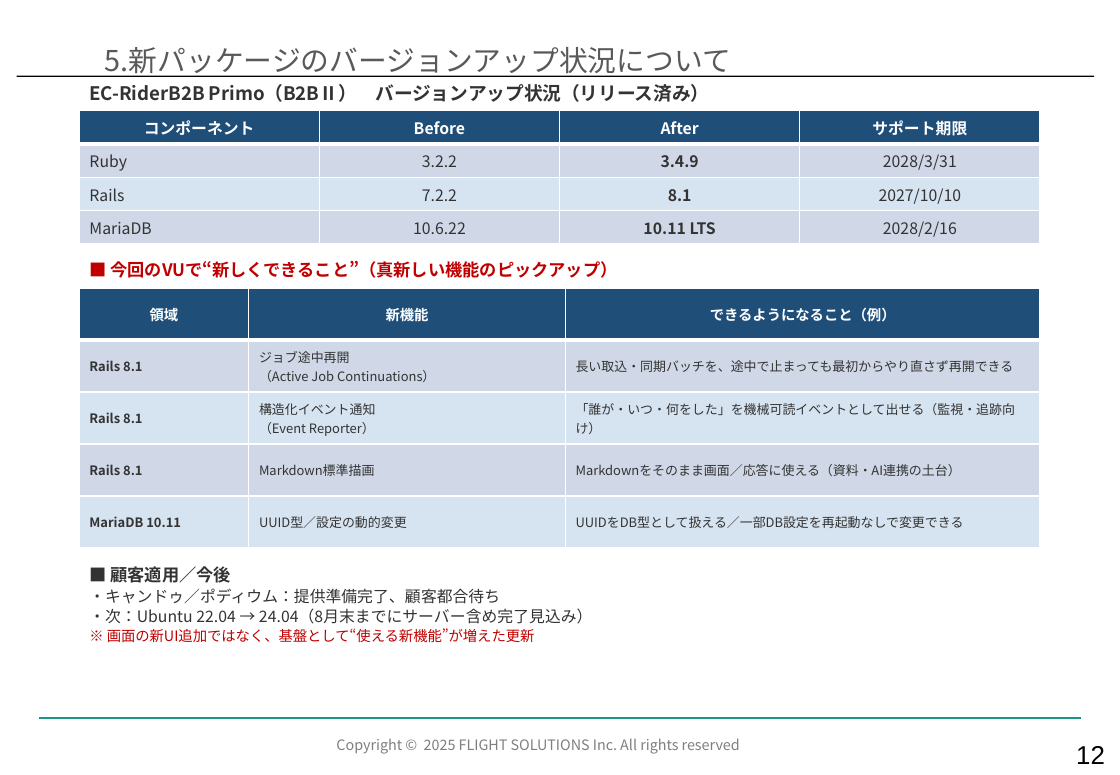
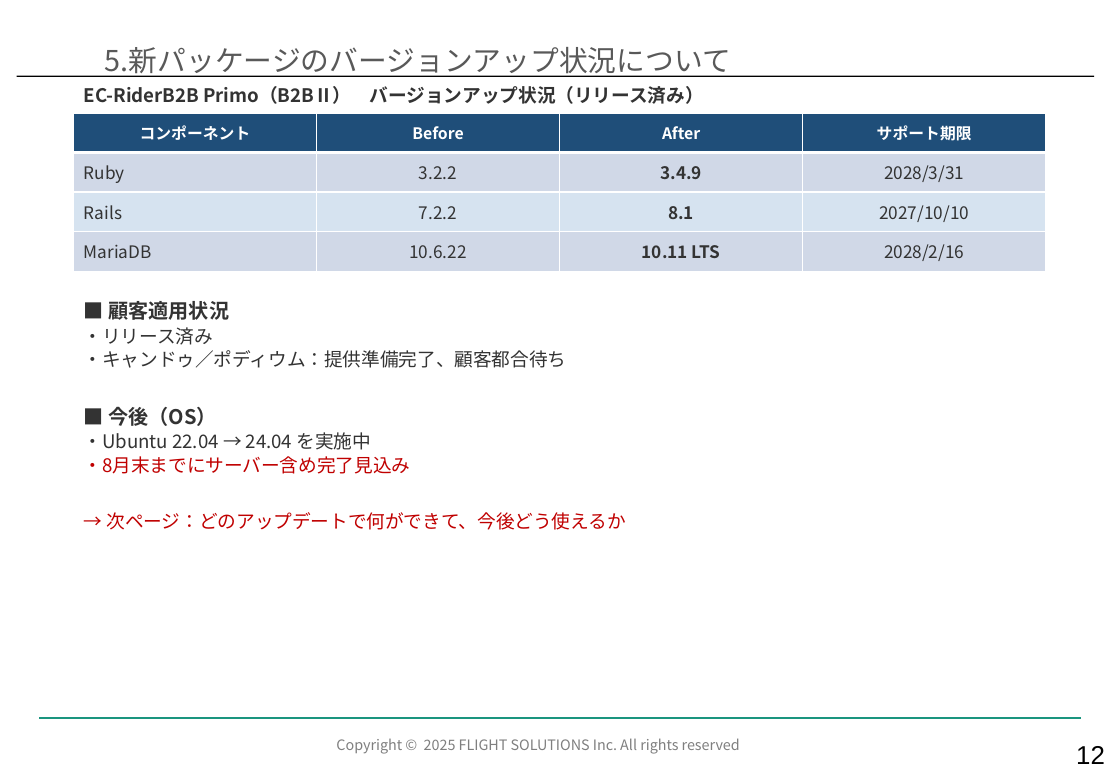
Before and after one commit to kozonoflight/git_tutorial, a slide deck: slide 13 of docs/【EC】ECサービス部_2026年7月度部会_Ver1.1.pptx. Drawn at 1120x775 pixels with LibreOffice and Linux fonts; fonts in the diff are those of the drawing; background and template pictures are left out. Boxes give left, top, right and bottom in pixels: in the first picture for what was removed or moved away, otherwise in the second. Text is boxed around its words. In the diff, an @@ line names an element or a change of style, - is before the commit and + after.

```diff
--- a/docs/【EC】ECサービス部_2026年7月度部会_Ver1.1.pptx
+++ b/docs/【EC】ECサービス部_2026年7月度部会_Ver1.1.pptx
@@ text "EC-RiderB2B Primo（B2BⅡ） バージョンアップ状況（リリース済み）": place and size @@
-text "EC-RiderB2B Primo（B2BⅡ） バージョンアップ状況（リリース済み）" at [89, 84, 709, 102]
+text "EC-RiderB2B Primo（B2BⅡ） バージョンアップ状況（リリース済み）" at [84, 86, 704, 104]
@@ table at [73, 113, 1046, 271] @@
@@ size 11 to 12 pt in "Ruby", "3.2.2", "3.4.9", "2028/3/31" and 8 more places @@
@@ table: place and size @@
-table at [80, 111, 1039, 244]
+table at [73, 113, 1046, 271]
@@ text removed at [110, 261, 617, 278] @@
-■ 今回のVUで“新しくできること”（真新しい機能のピックアップ）
@@ text "■ 顧客適用状況": place and size @@
-text "■ 顧客適用状況" at [89, 566, 593, 642]
+text "■ 顧客適用状況" at [84, 301, 626, 530]
@@ table removed at [80, 289, 1040, 549], 5 rows, 3 columns @@
-領域 | 新機能 | できるようになること（例）
-Rails 8.1 | ジョブ途中再開 （Active Job Continuations） | 長い取込・同期バッチを、途中で止まっても最初からやり直さず再開できる
-Rails 8.1 | 構造化イベント通知 （Event Reporter） | 「誰が・いつ・何をした」を機械可読イベントとして出せる（監視・追跡向け）
-Rails 8.1 | Markdown標準描画 | Markdownをそのまま画面／応答に使える（資料・AI連携の土台）
-MariaDB 10.11 | UUID型／設定の動的変更 | UUIDをDB型として扱える／一部DB設定を再起動なしで変更できる
@@ text at [84, 301, 229, 345]: text changed; size 12 to 14 pt @@
-■ 顧客適用／今後
+■ 顧客適用状況
+・リリース済み
@@ text at [84, 350, 567, 368]: size 11 to 13 pt in "・キャンドゥ／ポディウム：提供準備完了、顧客都合待ち" @@
@@ text at [84, 406, 626, 530]: text changed; size 11 to 13 pt; text colour #333333 to #C00000 @@
-・次：Ubuntu 22.04 → 24.04（8月末までにサーバー含め完了見込み）
-※ 画面の新UI追加ではなく、基盤として“使える新機能”が増えた更新
+■ 今後（OS）
+・Ubuntu 22.04 → 24.04 を実施中
+・8月末までにサーバー含め完了見込み
+→ 次ページ：どのアップデートで何ができて、今後どう使えるか
```
Also in this commit, not shown: 1 slide added.
